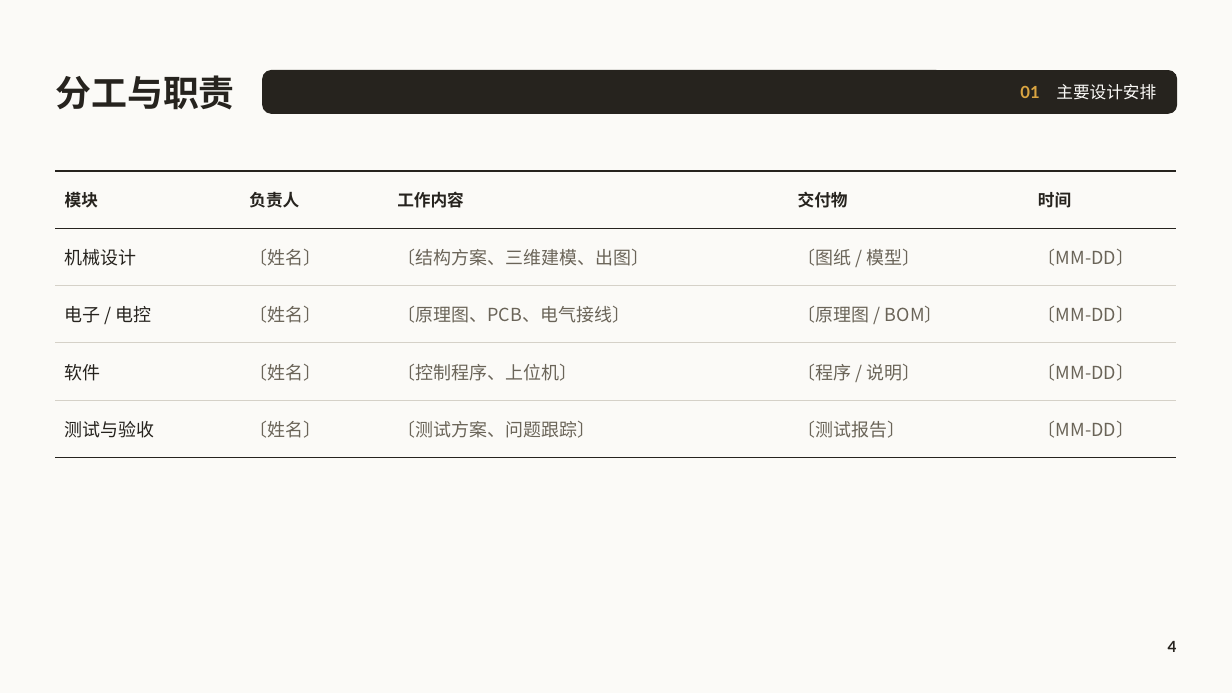
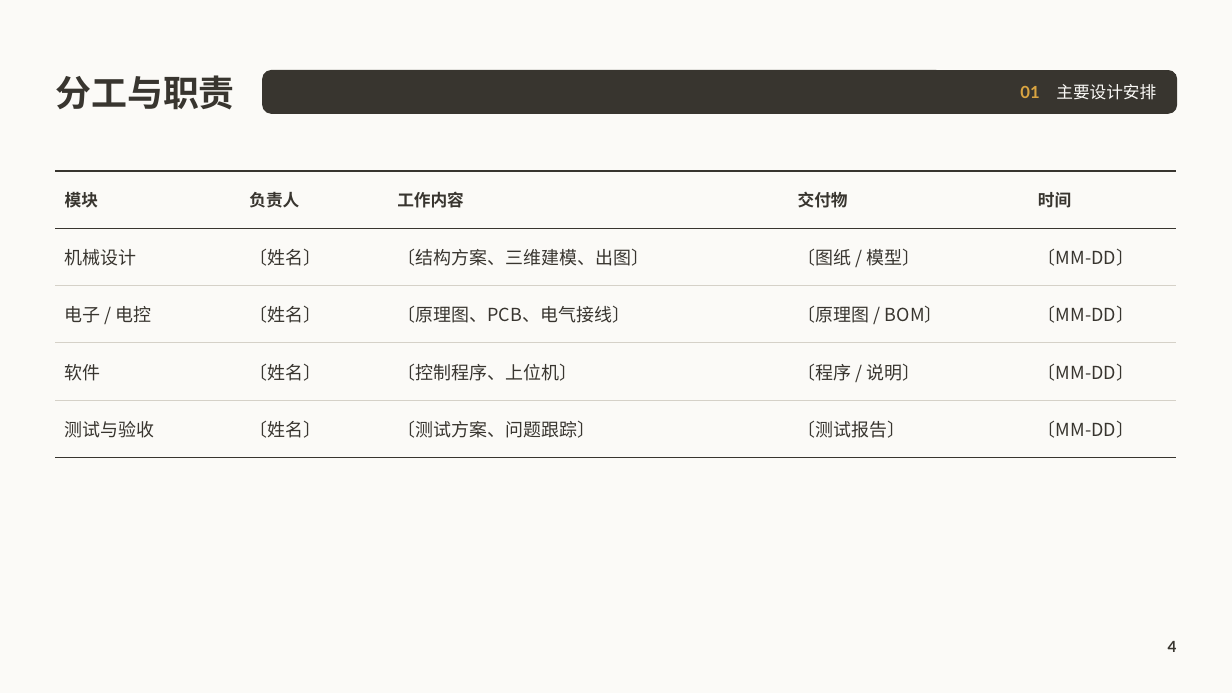
Before and after one commit to cyx3705/0000-000, a slide deck: slide 4 of z-Unused/b-Office/项目报告.pptx. Drawn at 1232x693 pixels with LibreOffice and Linux fonts; fonts in the diff are those of the drawing; background and template pictures are left out. Boxes give left, top, right and bottom in pixels: in the first picture for what was removed or moved away, otherwise in the second. Text is boxed around its words. In the diff, an @@ line names an element or a change of style, - is before the commit and + after.

```diff
--- a/z-Unused/b-Office/项目报告.pptx
+++ b/z-Unused/b-Office/项目报告.pptx
@@ text "分工与职责" at [55, 75, 234, 110]: text colour #26231E to #38352F @@
@@ rounded rectangle at [262, 71, 1177, 114]: fill #26231E to #38352F; outline #26231E 1 pt to #38352F 1 pt @@
@@ table at [55, 171, 1177, 442] @@
@@ text colour #26231E to #38352F in "模块", "负责人", "工作内容", "交付物" and 5 more places @@
@@ text colour #6A6458 to #38352F in "〔姓名〕", "〔结构方案、三维建模、出图〕", "〔图纸 / 模型〕", "〔MM-DD〕" and 12 more places @@
@@ borders changed @@
@@ page number at [1168, 641, 1177, 652]: text colour #26231E to #38352F @@
```
Also in this commit, not shown: 21 other slides changed, 3 other files.
